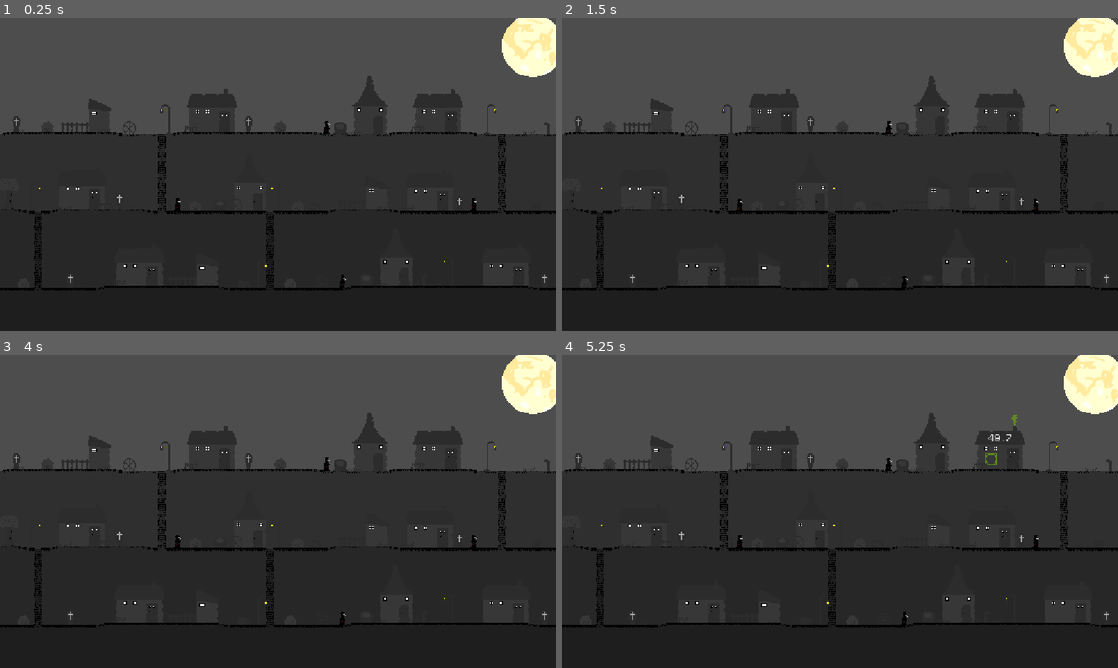
Above: before the commit, frames 1-4 (two rows, left to right).
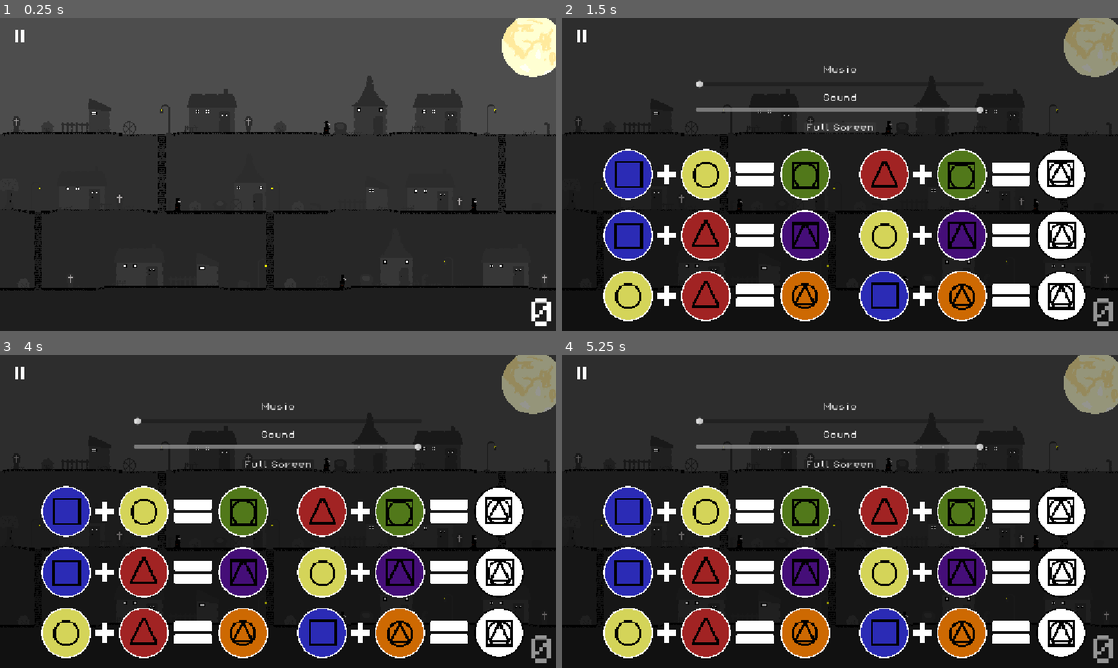
Above: after the commit, the same moments.

Repository: AdamOravecz1/gmtk-2026
Game: Godot game, scene res://Scenes/main.tscn
Same seed, same stepped clock (60 frames per second), same inputs: the game is played once before the commit and once after it. Sound files missing from this copy of the repository are replaced by a short silence.
Inputs (mouse positions are in pixels of both pictures, inside the frame that each line leads up to):
- Up to frame 1 (0.25 s): no input
- Up to frame 2 (1.5 s): click (584, 36) at 0.52 s; click (840, 127) at 1.25 s, where only the run after the commit has a clickable "Full Screen"
- Up to frame 3 (4 s): click (278, 464) at 2 s, where only the run after the commit has a clickable "Full Screen"; click (22, 373) at 2.77 s; click (22, 373) at 3.52 s
- Up to frame 4 (5.25 s): click (840, 464) at 4.25 s, where only the run after the commit has a clickable "Full Screen"; drag from (801, 527) to (923, 448) at 5.02 s

The runs differ from the first frame. In frame 1, 0.2% of the frame differs, in the area x 2-100%, y 3-99%; in frame 2, 57%; in frame 3, 57%; in frame 4, 57%, in the area x 0-100%, y 0-99%.

Commit message:
menu and fixes

Diff:
--- a/Scenes/arrow.gd
+++ b/Scenes/arrow.gd
@@ -1,11 +1,14 @@
 extends Sprite2D
 
 @onready var rectangle: Sprite2D = $Rectangle
+@onready var click_sound: AudioStreamPlayer = $Click
 
 var start_location: Vector2
 var chain: Array[Sprite2D] = []
 
-var spacing := 16.0 # distance between rectangles
+var spacing := 16.0
+var last_count := 0
+
 
 func _process(delta):
 	global_position = get_global_mouse_position()
@@ -15,20 +18,43 @@
 
 
 func create_chain():
+	var distance = global_position.distance_to(start_location)
+	var direction = global_position.direction_to(start_location)
+
+	var count = int(distance / spacing)
+
+	# Play sounds depending on change
+	if count > last_count:
+		for i in range(count - last_count):
+			play_click(count)
+
+	elif count < last_count:
+		for i in range(last_count - count):
+			play_click(count)
+
 	# remove old chain
 	for part in chain:
 		part.queue_free()
 	chain.clear()
 
-	var distance = global_position.distance_to(start_location)
-	var direction = global_position.direction_to(start_location)
-
-	var count = int(distance / spacing)
-
+	# create new chain
 	for i in range(count):
 		var part = rectangle.duplicate()
 		add_child(part)
 
 		part.global_position = global_position + direction * spacing * (i + 1)
+		chain.append(part)
 
-		chain.append(part)
+	last_count = count
+
+
+func play_click(index: int):
+	var sound = click_sound.duplicate()
+	add_child(sound)
+
+	sound.pitch_scale = 1.0 + (index * 0.03)
+	sound.play()
+
+	sound.finished.connect(func():
+		sound.queue_free()
+	)
--- a/Scenes/arrow.tscn
+++ b/Scenes/arrow.tscn
@@ -3,6 +3,7 @@
 [ext_resource type="Texture2D" uid="uid://dyqwsu8u0d6du" path="res://Sprites/Arrow.png" id="1_2u0bd"]
 [ext_resource type="Script" uid="uid://iba7vq387i4t" path="res://Scenes/arrow.gd" id="2_h5x2m"]
 [ext_resource type="Texture2D" uid="uid://u62yxwlgyah3" path="res://Sprites/Recteng.png" id="3_40cdi"]
+[ext_resource type="AudioStream" uid="uid://cy47m8nawc58o" path="res://Sounds/universfield-mouse-click-351398.mp3" id="4_xxsqv"]
 
 [node name="Arrow" type="Sprite2D" unique_id=369740570]
 texture = ExtResource("1_2u0bd")
@@ -11,3 +12,7 @@
 [node name="Rectangle" type="Sprite2D" parent="." unique_id=765829497]
 position = Vector2(0, 13)
 texture = ExtResource("3_40cdi")
+
+[node name="Click" type="AudioStreamPlayer" parent="." unique_id=2101373929]
+stream = ExtResource("4_xxsqv")
+bus = &"SFX"
--- a/Scenes/doctor.gd
+++ b/Scenes/doctor.gd
@@ -58,6 +58,9 @@
 			step = -step
 
 		while abs(global_position.x - closest.global_position.x) > 1:
+			if get_tree().paused:
+				await get_tree().process_frame
+				continue
 			var old_x = global_position.x
 			path_follow.progress_ratio += step
 			await get_tree().process_frame
@@ -76,6 +79,9 @@
 		step = -step
 
 	while global_position.distance_to(cord) > 50:
+		if get_tree().paused:
+			await get_tree().process_frame
+			continue
 		var old_x = global_position.x
 		path_follow.progress_ratio += step
 		await get_tree().process_frame
--- a/Scenes/doctor.tscn
+++ b/Scenes/doctor.tscn
@@ -304,6 +304,7 @@
 size = Vector2(19, 28)
 
 [node name="Doctor" type="AnimatedSprite2D" unique_id=1854216776 groups=["DR"]]
+process_mode = 1
 material = SubResource("ShaderMaterial_cmoey")
 sprite_frames = SubResource("SpriteFrames_8cerb")
 animation = &"red"
--- a/Scenes/doctor_house.gd
+++ b/Scenes/doctor_house.gd
@@ -52,8 +52,11 @@
 				get_tree().current_scene.find_closest_dr(get_tree().current_scene.garden, self)
 
 
+
+
+
 func _on_area_2d_mouse_entered() -> void:
-	if get_tree().current_scene.garden or full and not get_tree().current_scene.dragging_dr:
+	if (full or get_tree().current_scene.garden) and not get_tree().current_scene.dragging_dr and get_tree().current_scene.garden != self:
 		mouse_on_top = true
 		($Sprite2D.material as ShaderMaterial).set_shader_parameter("outline_size", 1.0)
 		Input.set_default_cursor_shape(Input.CURSOR_POINTING_HAND)
@@ -61,6 +64,7 @@
 
 
 func _on_area_2d_mouse_exited() -> void:
+	await get_tree().process_frame
 	get_tree().current_scene.hover_count -= 1
 	($Sprite2D.material as ShaderMaterial).set_shader_parameter("outline_size", 0.0)
 	if get_tree().current_scene.hover_count <= 0:
--- a/Scenes/doctor_house.tscn
+++ b/Scenes/doctor_house.tscn
@@ -88,7 +88,7 @@
 position = Vector2(-6, 0)
 sprite_frames = SubResource("SpriteFrames_p58rp")
 autoplay = "default"
-frame_progress = 0.12529172
+frame_progress = 0.24719612
 
 [node name="Area2D" type="Area2D" parent="." unique_id=1644374322]
 
@@ -105,9 +105,11 @@
 
 [node name="Bubble" type="AudioStreamPlayer" parent="." unique_id=1131996077]
 stream = ExtResource("5_a0ejy")
+bus = &"SFX"
 
 [node name="Pour" type="AudioStreamPlayer" parent="." unique_id=460611496]
 stream = ExtResource("6_w7ssc")
+bus = &"SFX"
 
 [connection signal="input_event" from="Area2D" to="." method="_on_area_2d_input_event"]
 [connection signal="mouse_entered" from="Area2D" to="." method="_on_area_2d_mouse_entered"]
--- a/Scenes/garden.gd
+++ b/Scenes/garden.gd
@@ -89,7 +89,6 @@
 
 func disable_highlight():
 	($Garden.material as ShaderMaterial).set_shader_parameter("outline_size", 0.0)
-
 
 func enable_higlight():
 	($Garden.material as ShaderMaterial).set_shader_parameter("outline_size", 1.0)
--- a/Scenes/garden.tscn
+++ b/Scenes/garden.tscn
@@ -130,9 +130,11 @@
 
 [node name="Plant" type="AudioStreamPlayer" parent="." unique_id=1651979413]
 stream = SubResource("AudioStreamMP3_8d8dg")
+bus = &"SFX"
 
 [node name="Harvest" type="AudioStreamPlayer" parent="." unique_id=301980955]
 stream = SubResource("AudioStreamMP3_4b0ur")
+bus = &"SFX"
 
 [connection signal="input_event" from="Area2D" to="." method="_on_area_2d_input_event"]
 [connection signal="mouse_entered" from="Area2D" to="." method="_on_area_2d_mouse_entered"]
--- a/Scenes/house.gd
+++ b/Scenes/house.gd
@@ -30,6 +30,7 @@
 		if remaining <= 0:
 			remaining = 0
 			running = false
+			get_tree().current_scene.end()
 
 		var seconds = int(remaining)
 		var milliseconds = int((remaining - seconds) * 10)
@@ -80,6 +81,13 @@
 	running = true
 
 func cure():
+	if color in ["red", "yellow", "blue"]:
+		get_tree().current_scene.add_point(1)
+	elif color in ["orange", "green", "purple"]:
+		get_tree().current_scene.add_point(2)
+	else:
+		get_tree().current_scene.add_point(3)
+
 	$Cure.pitch_scale = randf_range(.8, 1.1)
 	$Cure.play()
 	color = ""
--- a/Scenes/house.tscn
+++ b/Scenes/house.tscn
@@ -88,7 +88,7 @@
 visible = false
 sprite_frames = SubResource("SpriteFrames_gau5j")
 autoplay = "default"
-frame_progress = 0.5362587
+frame_progress = 0.0339712
 
 [node name="Area2D" type="Area2D" parent="." unique_id=332186678]
 
@@ -114,9 +114,11 @@
 [node name="Cough" type="AudioStreamPlayer" parent="." unique_id=137808313]
 stream = ExtResource("6_l3jqw")
 pitch_scale = 1.28
+bus = &"SFX"
 
 [node name="Cure" type="AudioStreamPlayer" parent="." unique_id=1986712572]
 stream = ExtResource("7_gau5j")
+bus = &"SFX"
 
 [connection signal="input_event" from="Area2D" to="." method="_on_area_2d_input_event"]
 [connection signal="mouse_entered" from="Area2D" to="." method="_on_area_2d_mouse_entered"]
--- a/Scenes/main.gd
+++ b/Scenes/main.gd
@@ -1,4 +1,6 @@
 extends Control
+
+var score := 0
 
 var hover_count := 0
 
@@ -6,6 +8,11 @@
 var dragging_dr := false
 
 var chosen_houses: Array = []
+
+var paused := false
+
+@onready var music_slider: HSlider = $CanvasLayer/ColorRect/MusicSlider
+@onready var sfx_slider: HSlider = $CanvasLayer/ColorRect/SFXSlider
 
 const color_lookup := {
 	"red": Color(0.631, 0.137, 0.137, 1.0),
@@ -28,9 +35,14 @@
 	"white"
 ]
 
+var garden = null
 
+func _ready():
+	var music_bus = AudioServer.get_bus_index("Music")
+	var sfx_bus = AudioServer.get_bus_index("SFX")
 
-var garden = null
+	music_slider.value = db_to_linear(AudioServer.get_bus_volume_db(music_bus))
+	sfx_slider.value = db_to_linear(AudioServer.get_bus_volume_db(sfx_bus))
 
 func find_closest_dr(garden, house):
 	var drs = get_tree().get_nodes_in_group("DR")
@@ -90,8 +102,54 @@
 	# More infected houses = longer until the next infection
 	var infected := chosen_houses.size()
 
-	var min_time := 10.0 + infected * 1.5
-	var max_time := 15.0 + infected * 3.0
+	var min_time := 10.0 + infected * 1.5 - (score / 2)
+	var max_time := 15.0 + infected * 3.0 - score
 
 	$Timer.wait_time = randf_range(min_time, max_time)
 	$Timer.start()
+
+func add_point(n):
+	score += n
+	$CanvasLayer/Score.text = str(score)
+
+
+func _on_button_pressed() -> void:
+	paused = !paused
+	if paused:
+		get_tree().paused = true
+		$CanvasLayer/ColorRect.visible = true
+	else:
+		get_tree().paused = false
+		$CanvasLayer/ColorRect.visible = false
+
+
+func _on_music_slider_value_changed(value: float) -> void:
+	var bus = AudioServer.get_bus_index("Music")
+	AudioServer.set_bus_volume_db(bus, linear_to_db(value))
+
+func _on_sfx_slider_value_changed(value: float) -> void:
+	var bus = AudioServer.get_bus_index("SFX")
+	AudioServer.set_bus_volume_db(bus, linear_to_db(value))
+
+
+func _on_full_screen_pressed() -> void:
+	if DisplayServer.window_get_mode() == DisplayServer.WINDOW_MODE_FULLSCREEN:
+		DisplayServer.window_set_mode(DisplayServer.WINDOW_MODE_WINDOWED)
+	else:
+		DisplayServer.window_set_mode(DisplayServer.WINDOW_MODE_FULLSCREEN)
+
+func end():
+	$Death.play()
+	get_tree().paused = true
+
+	$CanvasLayer/ColorRect2.process_mode = Node.PROCESS_MODE_ALWAYS
+
+	$CanvasLayer/ColorRect2/FinalScore.text = "Final score: " + str(score)
+	$CanvasLayer/ColorRect2.visible = true
+
+	var tween = $CanvasLayer/ColorRect2.create_tween()
+	tween.tween_property($CanvasLayer/ColorRect2, "modulate", Color(1.0, 1.0, 1.0, 1.0), 1.0)
+
+func _on_replay_pressed() -> void:
+	get_tree().paused = false
+	get_tree().reload_current_scene()
--- a/Scenes/main.tscn
+++ b/Scenes/main.tscn
@@ -10,6 +10,10 @@
 [ext_resource type="Texture2D" uid="uid://u868yryacxo0" path="res://Sprites/32Design.png" id="8_344ge"]
 [ext_resource type="Texture2D" uid="uid://cvyuo2ln271rs" path="res://Sprites/64Design.png" id="9_ynf5e"]
 [ext_resource type="AudioStream" uid="uid://dt87e7ytdksv6" path="res://Sounds/ApologiesToJSB.wav" id="10_hptm8"]
+[ext_resource type="FontFile" uid="uid://dhw8iuiik1b23" path="res://PixelOperator.ttf" id="11_d1ilt"]
+[ext_resource type="Texture2D" uid="uid://bqshdfftbvsh3" path="res://Sprites/PauseIcon.png" id="12_6iyac"]
+[ext_resource type="Texture2D" uid="uid://cfhhrms5nlg6e" path="res://Sprites/Recipe.png" id="12_fdnlq"]
+[ext_resource type="AudioStream" uid="uid://dxkcrplox514w" path="res://Sounds/freesound_community-suspiro-tristeza-46553.mp3" id="14_jkdf5"]
 
 [sub_resource type="TileSetAtlasSource" id="TileSetAtlasSource_jjvhh"]
 texture = ExtResource("1_jjgbg")
@@ -123,6 +127,7 @@
 point_count = 2
 
 [node name="Main" type="Control" unique_id=1527118056]
+process_mode = 1
 layout_mode = 3
 anchors_preset = 15
 anchor_right = 1.0
@@ -695,7 +700,200 @@
 frame = 2
 
 [node name="AudioStreamPlayer" type="AudioStreamPlayer" parent="." unique_id=2010481948]
+process_mode = 3
 stream = ExtResource("10_hptm8")
 autoplay = true
+bus = &"Music"
+
+[node name="CanvasLayer" type="CanvasLayer" parent="." unique_id=1161783920]
+
+[node name="Score" type="Label" parent="CanvasLayer" unique_id=1377035793]
+offset_left = 677.0
+offset_top = 581.0
+offset_right = 1149.0
+offset_bottom = 645.0
+theme_override_fonts/font = ExtResource("11_d1ilt")
+theme_override_font_sizes/font_size = 64
+text = "0"
+horizontal_alignment = 2
+
+[node name="ColorRect2" type="ColorRect" parent="CanvasLayer" unique_id=1474837566]
+process_mode = 3
+visible = false
+modulate = Color(1, 1, 1, 0)
+custom_minimum_size = Vector2(1000, 500)
+anchors_preset = 15
+anchor_right = 1.0
+anchor_bottom = 1.0
+grow_horizontal = 2
+grow_vertical = 2
+color = Color(6.180692e-05, 6.180691e-05, 6.1806946e-05, 0.41568628)
+
+[node name="End" type="Label" parent="CanvasLayer/ColorRect2" unique_id=1212756580]
+layout_mode = 1
+anchors_preset = 5
+anchor_left = 0.5
+anchor_right = 0.5
+offset_left = -368.0
+offset_top = 170.0
+offset_right = 368.0
+offset_bottom = 298.0
+grow_horizontal = 2
+theme_override_fonts/font = ExtResource("11_d1ilt")
+theme_override_font_sizes/font_size = 128
+text = "The end"
+
+[node name="FinalScore" type="Label" parent="CanvasLayer/ColorRect2" unique_id=1841837283]
+layout_mode = 1
+anchors_preset = 15
+anchor_right = 1.0
+anchor_bottom = 1.0
+offset_top = 315.0
+offset_bottom = -269.0
+grow_horizontal = 2
+grow_vertical = 2
+theme_override_fonts/font = ExtResource("11_d1ilt")
+theme_override_font_sizes/font_size = 64
+text = "Final score: 00"
+horizontal_alignment = 1
+
+[node name="Replay" type="Button" parent="CanvasLayer/ColorRect2" unique_id=642286401]
+process_mode = 3
+layout_mode = 1
+anchors_preset = 8
+anchor_left = 0.5
+anchor_top = 0.5
+anchor_right = 0.5
+anchor_bottom = 0.5
+offset_left = -84.0
+offset_top = 83.0
+offset_right = 84.0
+offset_bottom = 123.0
+grow_horizontal = 2
+grow_vertical = 2
+mouse_default_cursor_shape = 2
+theme_override_fonts/font = ExtResource("11_d1ilt")
+theme_override_font_sizes/font_size = 32
+text = "Replay"
+
+[node name="ColorRect" type="ColorRect" parent="CanvasLayer" unique_id=1926932329]
+process_mode = 3
+visible = false
+custom_minimum_size = Vector2(1000, 500)
+anchors_preset = 15
+anchor_right = 1.0
+anchor_bottom = 1.0
+grow_horizontal = 2
+grow_vertical = 2
+color = Color(6.180692e-05, 6.180691e-05, 6.1806946e-05, 0.41568628)
+
+[node name="MusicSlider" type="HSlider" parent="CanvasLayer/ColorRect" unique_id=414854034]
+layout_mode = 1
+anchors_preset = 8
+anchor_left = 0.5
+anchor_top = 0.5
+anchor_right = 0.5
+anchor_bottom = 0.5
+offset_left = -298.75
+offset_top = -195.0
+offset_right = 298.75
+offset_bottom = -179.0
+grow_horizontal = 2
+grow_vertical = 2
+max_value = 1.0
+step = 0.01
+value = 1.0
+
+[node name="SFXSlider" type="HSlider" parent="CanvasLayer/ColorRect" unique_id=372958388]
+layout_mode = 1
+anchors_preset = 8
+anchor_left = 0.5
+anchor_top = 0.5
+anchor_right = 0.5
+anchor_bottom = 0.5
+offset_left = -298.75
+offset_top = -142.0
+offset_right = 298.75
+offset_bottom = -126.0
+grow_horizontal = 2
+grow_vertical = 2
+max_value = 1.0
+step = 0.01
+value = 1.0
+
+[node name="MusicLabel" type="Label" parent="CanvasLayer/ColorRect" unique_id=1959982978]
+layout_mode = 1
+anchors_preset = 8
+anchor_left = 0.5
+anchor_top = 0.5
+anchor_right = 0.5
+anchor_bottom = 0.5
+offset_left = -35.0
+offset_top = -225.0
+offset_right = 35.0
+offset_bottom = -202.0
+grow_horizontal = 2
+grow_vertical = 2
+theme_override_fonts/font = ExtResource("11_d1ilt")
+text = "Music"
+
+[node name="SFXLabel" type="Label" parent="CanvasLayer/ColorRect" unique_id=754000747]
+layout_mode = 1
+anchors_preset = 8
+anchor_left = 0.5
+anchor_top = 0.5
+anchor_right = 0.5
+anchor_bottom = 0.5
+offset_left = -35.0
+offset_top = -166.0
+offset_right = 35.0
+offset_bottom = -143.0
+grow_horizontal = 2
+grow_vertical = 2
+theme_override_fonts/font = ExtResource("11_d1ilt")
+text = "Sound"
+
+[node name="FullScreen" type="Button" parent="CanvasLayer/ColorRect" unique_id=2124116338]
+layout_mode = 1
+anchors_preset = 8
+anchor_left = 0.5
+anchor_top = 0.5
+anchor_right = 0.5
+anchor_bottom = 0.5
+offset_left = -74.0
+offset_top = -109.0
+offset_right = 74.0
+offset_bottom = -85.0
+grow_horizontal = 2
+grow_vertical = 2
+mouse_default_cursor_shape = 2
+theme_override_fonts/font = ExtResource("11_d1ilt")
+text = "Full Screen
+"
+
+[node name="Sprite2D" type="Sprite2D" parent="CanvasLayer/ColorRect" unique_id=1656868317]
+position = Vector2(573, 472)
+scale = Vector2(0.71, 0.71)
+texture = ExtResource("12_fdnlq")
+
+[node name="Button" type="Button" parent="CanvasLayer" unique_id=168426297]
+process_mode = 3
+offset_left = 21.0
+offset_top = 17.0
+offset_right = 61.0
+offset_bottom = 57.0
+mouse_default_cursor_shape = 2
+icon = ExtResource("12_6iyac")
+flat = true
+
+[node name="Death" type="AudioStreamPlayer" parent="." unique_id=482492511]
+process_mode = 3
+stream = ExtResource("14_jkdf5")
+volume_db = 10.0
 
 [connection signal="timeout" from="Timer" to="." method="_on_timer_timeout"]
+[connection signal="pressed" from="CanvasLayer/ColorRect2/Replay" to="." method="_on_replay_pressed"]
+[connection signal="value_changed" from="CanvasLayer/ColorRect/MusicSlider" to="." method="_on_music_slider_value_changed"]
+[connection signal="value_changed" from="CanvasLayer/ColorRect/SFXSlider" to="." method="_on_sfx_slider_value_changed"]
+[connection signal="pressed" from="CanvasLayer/ColorRect/FullScreen" to="." method="_on_full_screen_pressed"]
+[connection signal="pressed" from="CanvasLayer/Button" to="." method="_on_button_pressed"]
--- a/default_bus_layout.tres
+++ b/default_bus_layout.tres
@@ -5,7 +5,7 @@
 bus/1/solo = false
 bus/1/mute = false
 bus/1/bypass_fx = false
-bus/1/volume_db = 0.0
+bus/1/volume_db = -80.0
 bus/1/send = &"Master"
 bus/2/name = &"SFX"
 bus/2/solo = false
--- a/project.godot
+++ b/project.godot
@@ -15,6 +15,10 @@
 config/features=PackedStringArray("4.6", "GL Compatibility")
 config/icon="res://icon.svg"
 
+[audio]
+
+buses/default_bus_layout="uid://ct33mw21k8ao4"
+
 [display]
 
 window/stretch/mode="canvas_items"
Not shown, added: Sounds/freesound_community-suspiro-tristeza-46553.mp3.import
Not shown, added: Sounds/universfield-mouse-click-351398.mp3.import
Binary file added: Sprites/PauseIcon.png
Not shown, added: Sprites/PauseIcon.png.import
Binary file added: Sprites/Recipe.png
Not shown, added: Sprites/Recipe.png.import
Not shown, added: Sounds/freesound_community-suspiro-tristeza-46553.mp3
Not shown, added: Sounds/universfield-mouse-click-351398.mp3
